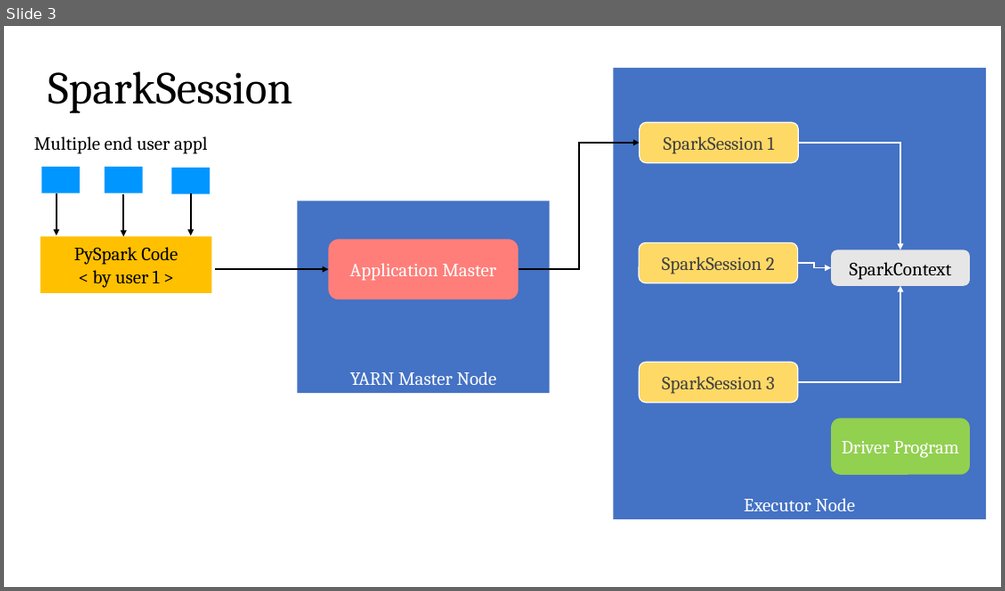
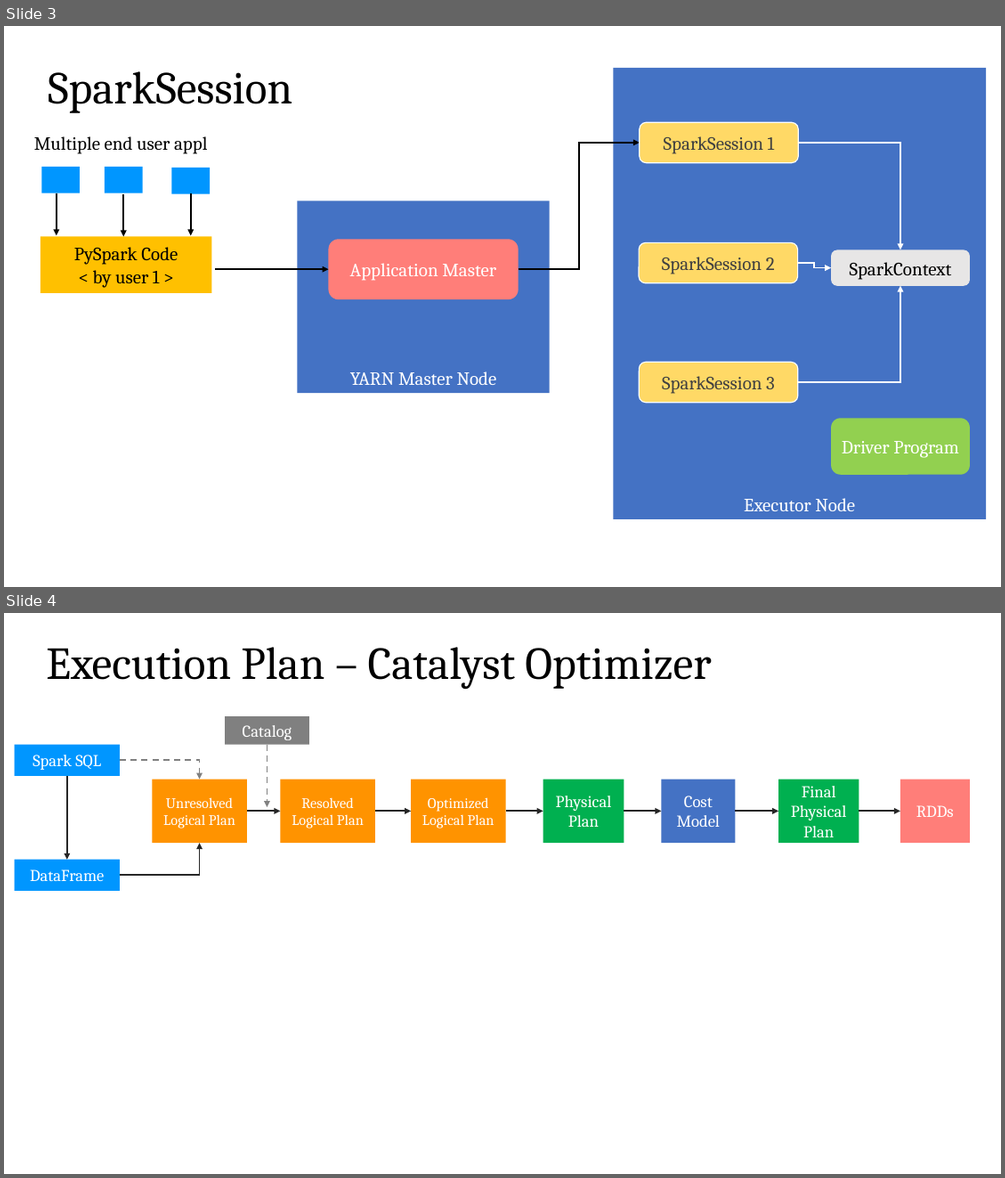
Before and after one commit to deep-cloud2208/PySparkCodes, a slide deck: Partitioning & SparkContext.pptx. Shown one above the other, each under a label of ours: slide 3 before the commit, slides 3 and 4 after it. The pictures are 1005x591 and 1005x1178 pixels, drawn with LibreOffice and Linux fonts; fonts in the diff are those of the drawing. Boxes give left, top, right and bottom in pixels: in the first picture for what was removed or moved away, otherwise in the second. Text is boxed around its words. In the diff, an @@ line names an element or a change of style, - is before the commit and + after.

```diff
--- a/Partitioning & SparkContext.pptx
+++ b/Partitioning & SparkContext.pptx
@@ slide 4 added at (4,613,1001,1174), background #FFFFFF @@
@@ title added at (46,647,711,690), 44 pt, text #000000 @@
+Execution Plan – Catalyst Optimizer
@@ rectangle added at (225,716,309,744), fill #808080, 16 pt, text #FFFFFF @@
+Catalog
@@ rectangle added at (15,745,120,776), fill #0096FF, 16 pt, text #FFFFFF @@
+Spark SQL
@@ arrow added from (267, 745) to (267, 807), #808080 1.5 pt dashed @@
@@ elbow arrow added from (120, 761) to (199, 779), #808080 1.5 pt dashed @@
@@ arrow added from (67, 776) to (67, 859), #262626 1.5 pt @@
@@ rectangle added at (152,779,247,843), fill #FF9300, 14 pt, text #FFFFFF @@
+Unresolved Logical Plan
@@ rectangle added at (281,779,376,843), fill #FF9300, 14 pt, text #FFFFFF @@
+Resolved Logical Plan
@@ rectangle added at (411,779,506,843), fill #FF9300, 14 pt, text #FFFFFF @@
+Optimized Logical Plan
@@ rectangle added at (543,779,624,843), fill #00B050, 16 pt, text #FFFFFF @@
+Physical Plan
@@ rectangle added at (662,779,736,843), fill #4472C4, 16 pt, text #FFFFFF @@
+Cost Model
@@ rectangle added at (778,779,858,843), fill #00B050, 16 pt, text #FFFFFF @@
+Final
+Physical Plan
@@ rectangle added at (900,779,971,843), fill #FF7E79, 16 pt, text #FFFFFF @@
+RDDs
@@ arrow added from (247, 811) to (281, 811), #262626 1.5 pt @@
@@ arrow added from (375, 811) to (411, 811), #262626 1.5 pt @@
@@ arrow added from (506, 811) to (543, 811), #262626 1.5 pt @@
@@ arrow added from (624, 811) to (662, 811), #262626 1.5 pt @@
@@ arrow added from (736, 811) to (778, 811), #262626 1.5 pt @@
@@ arrow added from (858, 811) to (900, 811), #262626 1.5 pt @@
@@ elbow arrow added from (120, 875) to (199, 843), #262626 1.5 pt @@
@@ rectangle added at (15,859,120,891), fill #0096FF, 16 pt, text #FFFFFF @@
+DataFrame
```
Also in this commit, not shown: 1 other file.
